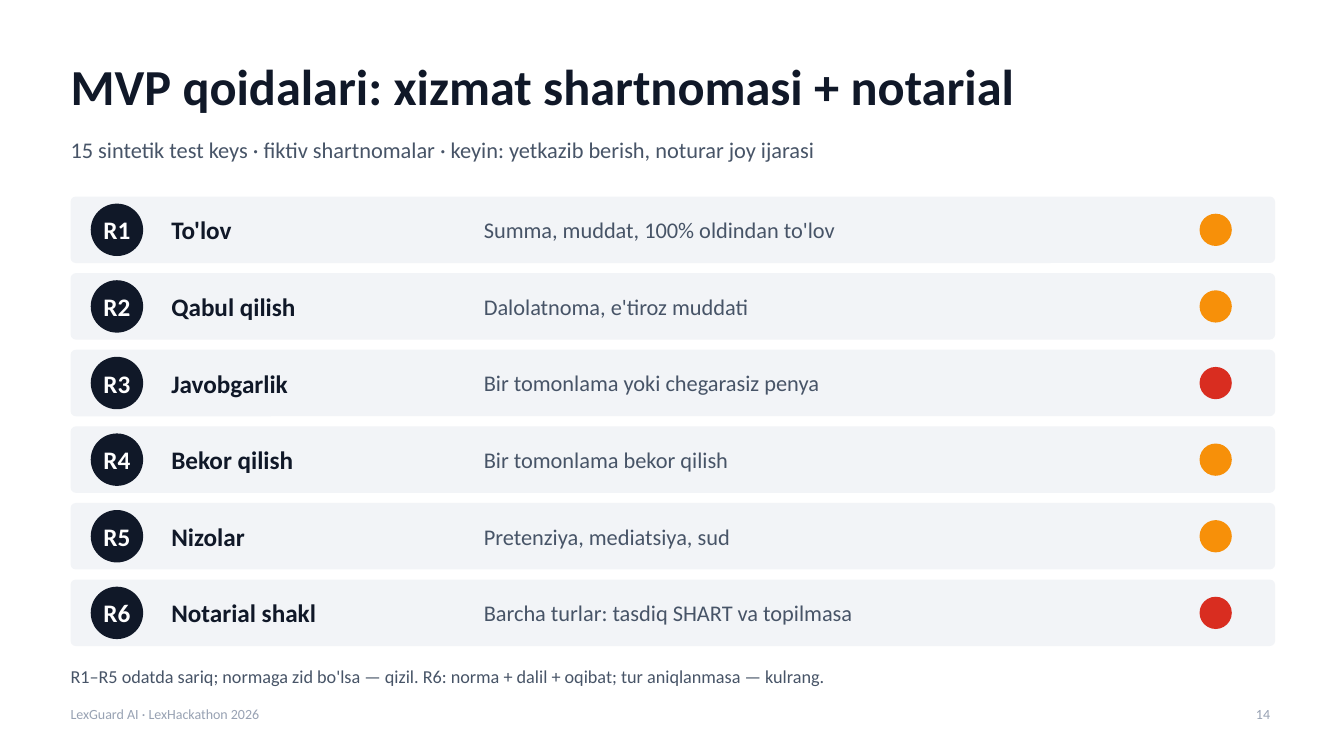
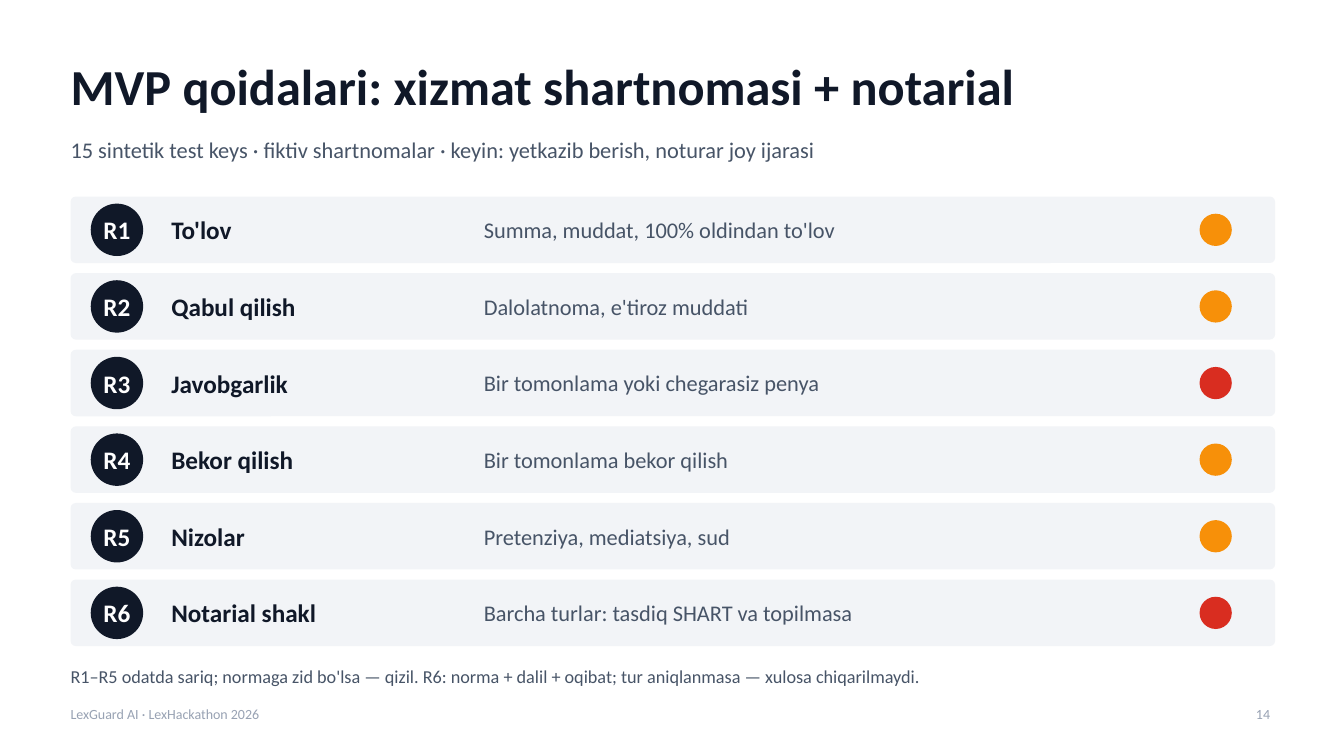
Before and after one commit to Vafoyev/LexHackaton_DNK_CODE, a slide deck: slide 14 of presentation/LexGuard-AI-Taqdimot.pptx. Drawn at 1344x756 pixels with LibreOffice and Linux fonts; fonts in the diff are those of the drawing. Boxes give left, top, right and bottom in pixels: in the first picture for what was removed or moved away, otherwise in the second. Text is boxed around its words. In the diff, an @@ line names an element or a change of style, - is before the commit and + after.

```diff
--- a/presentation/LexGuard-AI-Taqdimot.pptx
+++ b/presentation/LexGuard-AI-Taqdimot.pptx
@@ text at (71, 670, 919, 686): text changed @@
-R1–R5 odatda sariq; normaga zid bo'lsa — qizil. R6: norma + dalil + oqibat; tur aniqlanmasa — kulrang.
+R1–R5 odatda sariq; normaga zid bo'lsa — qizil. R6: norma + dalil + oqibat; tur aniqlanmasa — xulosa chiqarilmaydi.
```
Also in this commit, not shown: 6 other slides changed, 1 other file.
